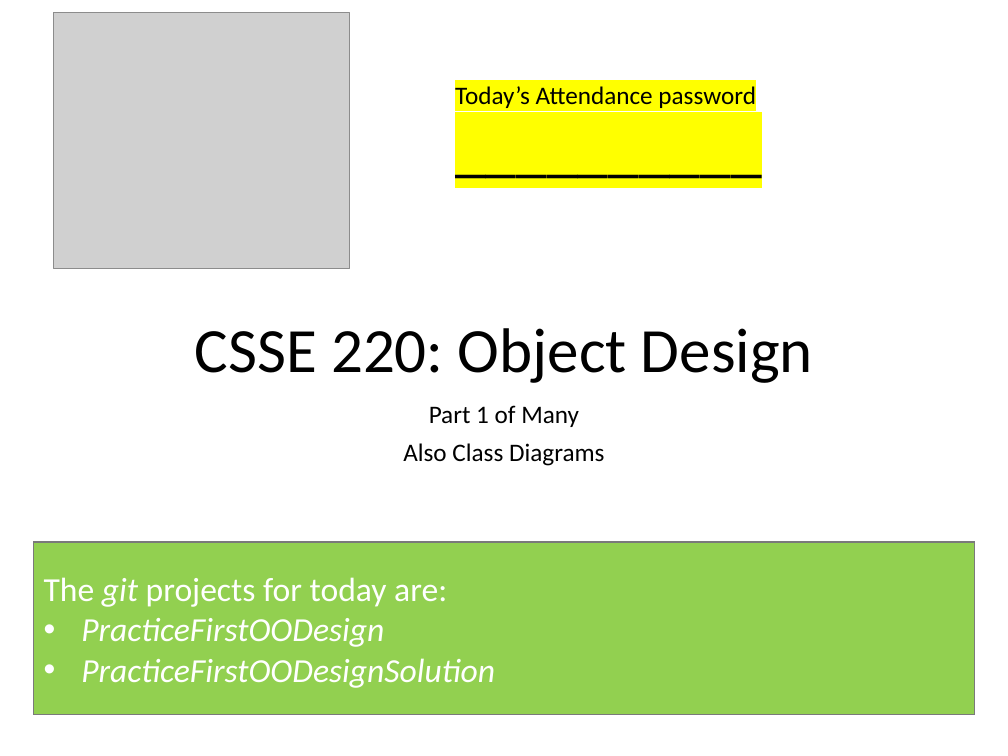
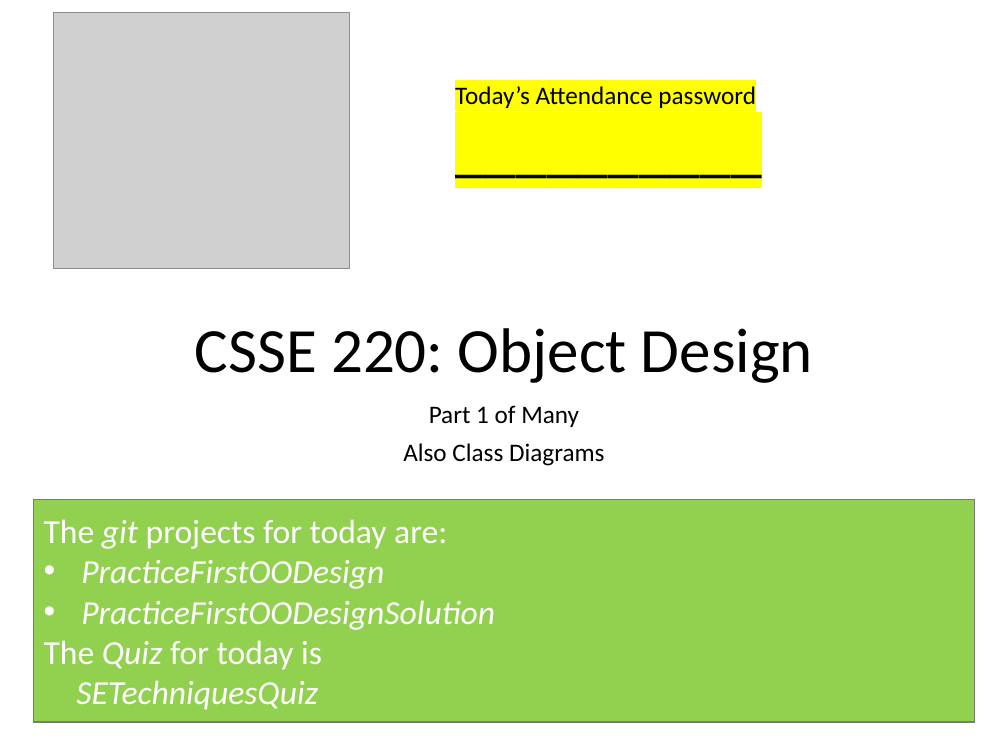
Before and after one commit to RHIT-CSSE/csse220, a slide deck: slide 1 of ClassMaterials/SETechniques/Slides/Part1-SETechniques-Intro.pptx. Drawn at 1008x756 pixels with LibreOffice and Linux fonts; fonts in the diff are those of the drawing; grey boxes stand for pictures. Boxes give left, top, right and bottom in pixels: in the first picture for what was removed or moved away, otherwise in the second. Text is boxed around its words. In the diff, an @@ line names an element or a change of style, - is before the commit and + after.

Commit message:
adjusting SETechniques day and giving starter and solution code

```diff
--- a/ClassMaterials/SETechniques/Slides/Part1-SETechniques-Intro.pptx
+++ b/ClassMaterials/SETechniques/Slides/Part1-SETechniques-Intro.pptx
@@ rectangle "The git projects for today ...": place and size @@
-rectangle "The git projects for today ..." at (33,542,974,715)
+rectangle "The git projects for today ..." at (33,499,974,722)
@@ text in rectangle at (44,640,322,710): paragraphs added @@
+The Quiz for today is
+SETechniquesQuiz
```
Also in this commit, not shown: 11 other files.
